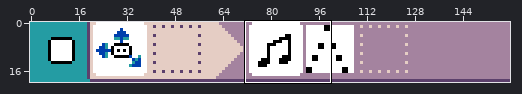
Edited in one commit: sprite sheet (docs/images/generated/sample_head_or_tail_page_1_rule_2.png). The first picture is a wide view before the edit; the outline marks the close-up.
Close-up. Before the edit:
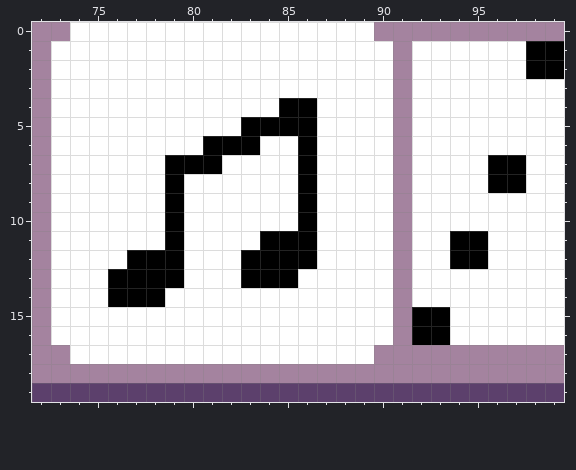
The file is 320x40 pixels, drawn in blocks of 2x2; one block is one cell here. Shown: x 72..99, y 0..19.
And afterwards:
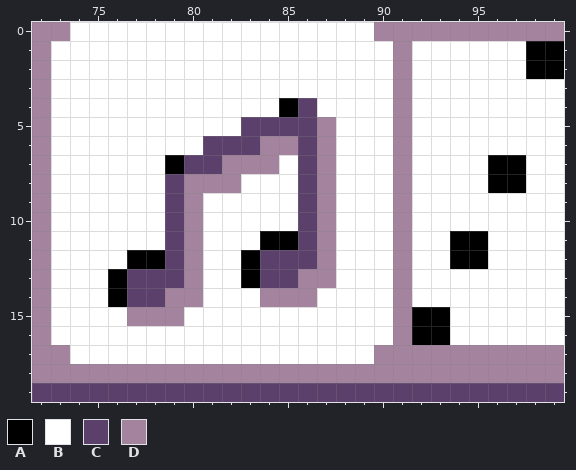
Palette (. is transparent): A #000000  B #ffffff  C #5c406c  D #a4839f
From old to new:
@@ x 75..89 @@
  3 BBBBBBBBBBBBBBB
- 4 BBBBBBBBBBAABBB
- 5 BBBBBBBBAAAABBB
- 6 BBBBBBAAABBABBB
- 7 BBBBAAABBBBABBB
- 8 BBBBABBBBBBABBB
- 9 BBBBABBBBBBABBB
-10 BBBBABBBBBBABBB
-11 BBBBABBBBAAABBB
-12 BBAAABBBAAAABBB
-13 BAAAABBBAAABBBB
-14 BAAABBBBBBBBBBB
-15 BBBBBBBBBBBBBBB
+ 4 BBBBBBBBBBACBBB
+ 5 BBBBBBBBCCCCDBB
+ 6 BBBBBBCCCDDCDBB
+ 7 BBBBACCDDDBCDBB
+ 8 BBBBCDDDBBBCDBB
+ 9 BBBBCDBBBBBCDBB
+10 BBBBCDBBBBBCDBB
+11 BBBBCDBBBAACDBB
+12 BBAACDBBACCCDBB
+13 BACCCDBBACCDDBB
+14 BACCDDBBBDDDBBB
+15 BBDDDBBBBBBBBBB
 16 BBBBBBBBBBBBBBB
